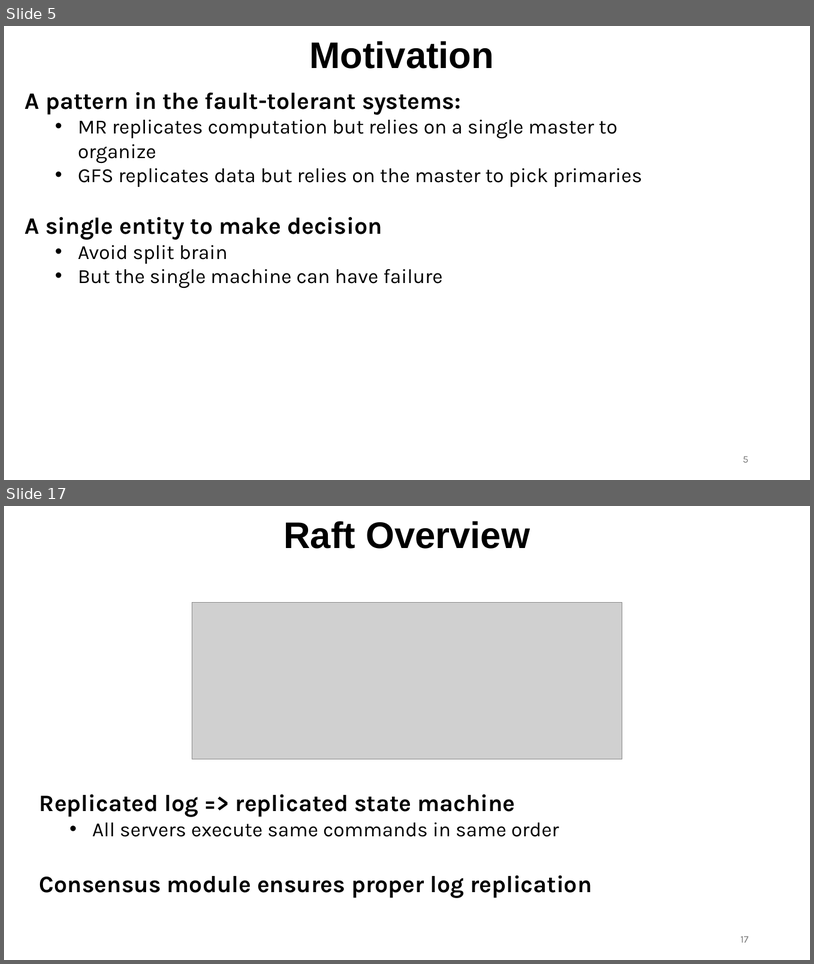
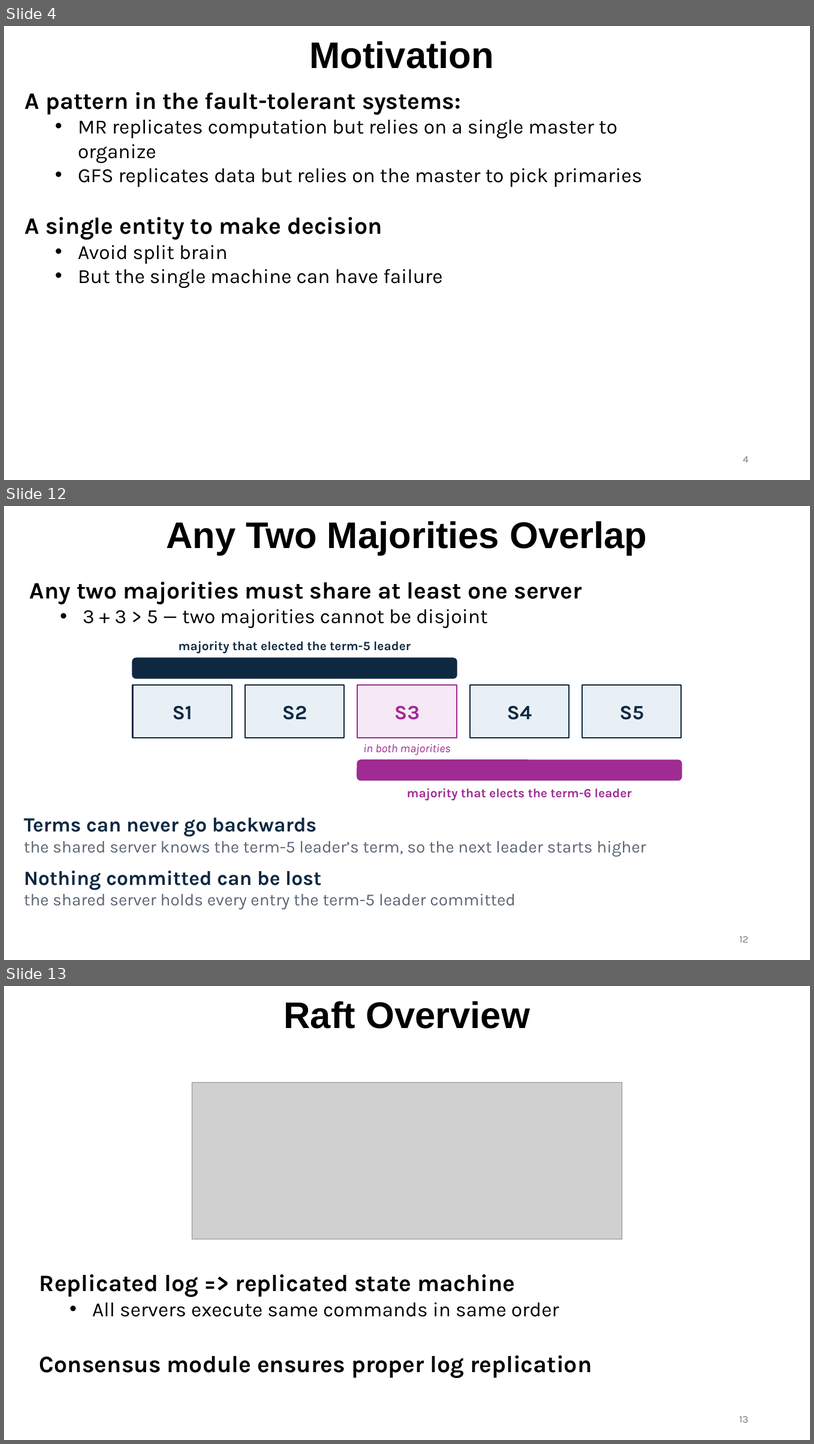
Before and after one commit to ec528/ec528.github.io, a slide deck: slides/fall26/6-raft-1.pptx. Shown one above the other, each under a label of ours: slides 5 and 17 before the commit, slides 4, 12 and 13 after it; the slides between them are not shown. The pictures are 814x964 and 814x1444 pixels, drawn with LibreOffice and Linux fonts; fonts in the diff are those of the drawing; grey boxes stand for pictures. Boxes give left, top, right and bottom in pixels: in the first picture for what was removed or moved away, otherwise in the second. Text is boxed around its words. In the diff, an @@ line names an element or a change of style, - is before the commit and + after.

```diff
--- a/slides/fall26/6-raft-1.pptx
+++ b/slides/fall26/6-raft-1.pptx
@@ slide 12 added at bbox=[4, 506, 810, 960], background #FFFFFF @@
@@ title added at bbox=[166, 521, 647, 555], 44 pt, text #000000, bold @@
+Any Two Majorities Overlap
@@ text added at bbox=[30, 582, 582, 628], 28 pt, text #000000, bold @@
+Any two majorities must share at least one server
+  • 3 + 3 > 5 — two majorities cannot be disjoint
@@ text added at bbox=[179, 641, 411, 654], 15 pt, text #0E2841, bold @@
+majority that elected the term-5 leader
@@ rounded rectangle added at bbox=[133, 658, 457, 678], fill #0E2841, outline #0E2841 1.5 pt @@
@@ rectangle added at bbox=[133, 684, 232, 737], fill #E8F0F5, outline #0E2841 1.5 pt, 24 pt, text #0E2841, bold @@
+S1
@@ rectangle added at bbox=[245, 684, 345, 737], fill #E8F0F5, outline #0E2841 1.5 pt, 24 pt, text #0E2841, bold @@
+S2
@@ rectangle added at bbox=[358, 684, 457, 737], fill #F7E8F5, outline #A02B93 1.5 pt, 24 pt, text #A02B93, bold @@
+S3
@@ rectangle added at bbox=[470, 684, 570, 737], fill #E8F0F5, outline #0E2841 1.5 pt, 24 pt, text #0E2841, bold @@
+S4
@@ rectangle added at bbox=[582, 684, 681, 737], fill #E8F0F5, outline #0E2841 1.5 pt, 24 pt, text #0E2841, bold @@
+S5
@@ text added at bbox=[363, 744, 451, 755], 14 pt, text #A02B93, italic @@
+in both majorities
@@ rounded rectangle added at bbox=[358, 760, 682, 780], fill #A02B93, outline #A02B93 1.5 pt @@
@@ text added at bbox=[407, 788, 632, 801], 15 pt, text #A02B93, bold @@
+majority that elects the term-6 leader
@@ text added at bbox=[24, 817, 647, 856], 20 pt, text #5B6573 @@
+Terms can never go backwards
+the shared server knows the term-5 leader’s term, so the next leader starts higher
@@ text added at bbox=[24, 870, 516, 909], 20 pt, text #5B6573 @@
+Nothing committed can be lost
+the shared server holds every entry the term-5 leader committed
@@ page number added at bbox=[740, 936, 749, 942], 12 pt, text #797979 @@
+12
@@ what was slide 5 is now slide 4 @@
@@ page number at bbox=[743, 456, 749, 462]: text changed @@
-5
+4
@@ what was slide 17 is now slide 13 @@
@@ page number at bbox=[740, 1416, 749, 1422]: text changed @@
-17
+13
```
Also in this commit, not shown: 11 slides changed, 5 other slides added, 9 slides removed.
